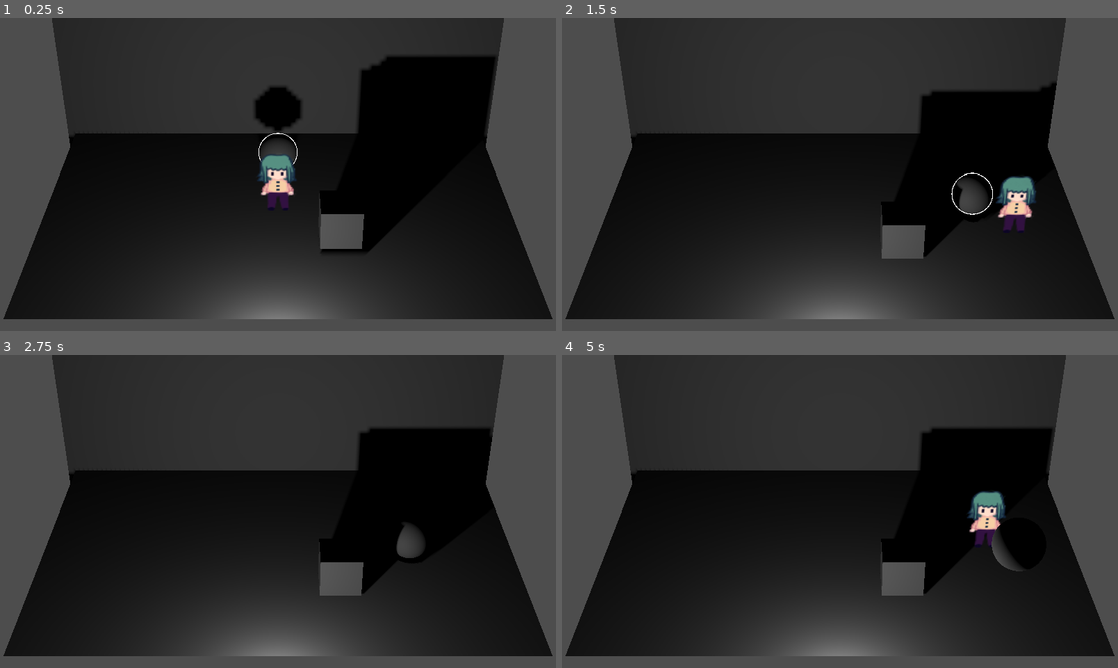
Above: before the commit, frames 1-4 (two rows, left to right).
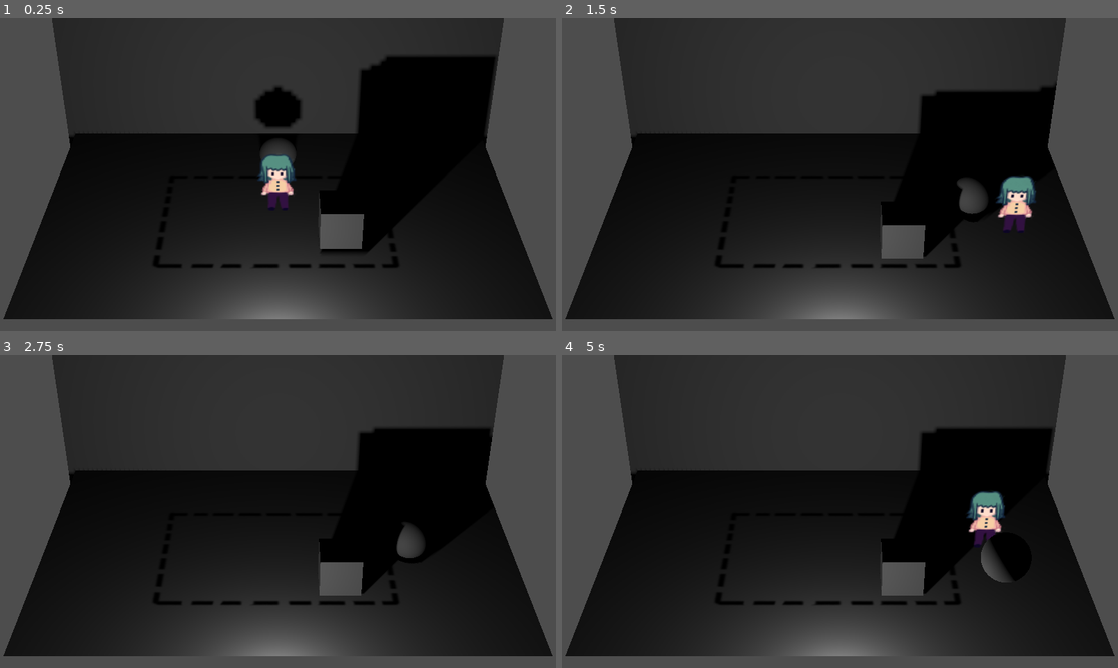
Above: after the commit, the same moments.

Repository: 2192375d/GMTK-Game-Jam
Game: Godot game, scene res://scenes/levels/leve_debug_3d.tscn
Same seed, same stepped clock (60 frames per second), same inputs: the game is played once before the commit and once after it. This scene is started directly instead of the project's main scene. The engine's default icon, where the game draws it, is replaced by a stand-in: a white triangle on a blue panel in a dark square.
Inputs:
- Up to frame 1 (0.25 s): no input
- Up to frame 2 (1.5 s): hold D (right) 0.53-1.28 s; tap E (interact) at 0.6, 1.35 s; hold S (down) from 1.28 s (still down)
- Up to frame 3 (2.75 s): release S (down) at 2.03 s; hold D (right) from 2.03 s (still down); tap Space (space) at 2.1 s; tap E (interact) at 2.3 s
- Up to frame 4 (5 s): tap Enter at 2.75 s; release D (right) at 2.78 s; hold W (up) 2.78-3.53 s; tap E (interact) at 2.85, 3.6, 4.55 s; tap Space (space) at 3.5, 4.35 s; hold A (left) from 3.53 s (still down)

The runs differ from the first frame. In frame 1, 0.5% of the frame differs, in the area x 27-72%, y 22-80%; in frame 2, 0.5%; in frame 3, 0.4%; in frame 4, 1.2%, in the area x 27-84%, y 23-80%.

Commit message:
feat: todo but im gonna make the interactable different colour and yeah

Diff:
--- a/project.godot
+++ b/project.godot
@@ -65,6 +65,10 @@
 ]
 }
 
+[layer_names]
+
+3d_physics/layer_2="Garbage"
+
 [physics]
 
 3d/physics_engine="Jolt Physics"
--- a/scenes/levels/leve_debug_3d.tscn
+++ b/scenes/levels/leve_debug_3d.tscn
@@ -6,6 +6,7 @@
 [ext_resource type="Script" uid="uid://lhunffqsa8pb" path="res://scripts/player/held_item_controller.gd" id="4_1dpcr"]
 [ext_resource type="Script" uid="uid://dxclowwyevts2" path="res://scripts/game/pickupable.gd" id="4_7qlvo"]
 [ext_resource type="Script" uid="uid://qjkk4k1y6koo" path="res://scripts/player/player_movement.gd" id="5_1dpcr"]
+[ext_resource type="Texture2D" uid="uid://d27ogbabqm3i2" path="res://assets/temp/temp-area.png" id="7_0x665"]
 
 [sub_resource type="PlaneMesh" id="PlaneMesh_1i2hj"]
 size = Vector2(1.722, 2)
@@ -24,7 +25,6 @@
 radius = 1.2870938
 
 [sub_resource type="PhysicsMaterial" id="PhysicsMaterial_2kb4h"]
-friction = 0.2
 
 [sub_resource type="SphereMesh" id="SphereMesh_aiccc"]
 
@@ -33,6 +33,9 @@
 [sub_resource type="BoxMesh" id="BoxMesh_2kb4h"]
 
 [sub_resource type="BoxShape3D" id="BoxShape3D_rg6gb"]
+
+[sub_resource type="BoxShape3D" id="BoxShape3D_1i2hj"]
+size = Vector3(9.529297, 6.26709, 3.463379)
 
 [node name="LeveDebug3d" type="Node3D" unique_id=1785692282]
 
@@ -117,4 +120,20 @@
 [node name="CollisionShape3D" type="CollisionShape3D" parent="Garbage2" unique_id=955892744]
 shape = SubResource("BoxShape3D_rg6gb")
 
+[node name="No-no-zone" type="Area3D" parent="." unique_id=952523899]
+
+[node name="CollisionShape3D" type="CollisionShape3D" parent="No-no-zone" unique_id=1845170190]
+transform = Transform3D(1, 0, 0, 0, 1, 0, 0, 0, 1, 0, 2.5, -0.5)
+shape = SubResource("BoxShape3D_1i2hj")
+
+[node name="CollisionShape3D2" type="CollisionShape3D" parent="No-no-zone" unique_id=111207245]
+transform = Transform3D(1, 0, 0, 0, 1, 0, 0, 0, 1, 0, 2.5, 6.1419497)
+shape = SubResource("BoxShape3D_1i2hj")
+
+[node name="Sprite3D" type="Sprite3D" parent="No-no-zone" unique_id=364708601]
+transform = Transform3D(2.512154, 0, 0, 0, 1, 0, 0, 0, 2.512154, 0, 0.001, 2.9598913)
+sorting_offset = -1.805
+axis = 1
+texture = ExtResource("7_0x665")
+
 [connection signal="body_exited" from="Player/Interaction Area" to="Player/Interaction Area" method="_on_body_exited"]
--- a/scripts/game/interactable.gd
+++ b/scripts/game/interactable.gd
@@ -9,6 +9,11 @@
 var mat = load("res://assets/materials/interact_material_unlit.tres")
 var outline: MeshInstance3D
 
+# Shows the red highlight for items that'll make you lose
+var within_photo_area: bool = false
+# Shows highlight when player can interact with it
+var player_can_interact: bool = false
+
 func _ready():
 	outline = visual_mesh.duplicate() as MeshInstance3D
 	outline.material_override = mat
@@ -17,7 +22,8 @@
 	pass
 
 func toggle_outline(toggle: bool):
-	outline.visible = toggle
+	player_can_interact = toggle
+
 
 @abstract
 func on_e_interact(player: Player) -> Signal
--- a/scripts/player/player_3d.gd
+++ b/scripts/player/player_3d.gd
@@ -6,10 +6,11 @@
 @onready var held_item_controller: HeldItemController = $"Held Item Controller"
 var pause_inputs:= false
 
-func _physics_process(_delta: float) -> void:
+func _physics_process(delta: float) -> void:
 	if pause_inputs: return
 	velocity = $Movement.get_movement(transform)
 	move_and_slide()
+	push_things(delta)
 
 func push_things(delta: float):
 	for i in get_slide_collision_count():
Binary file added: assets/temp/temp-area.png
Not shown, added: assets/temp/temp-area.png.import
